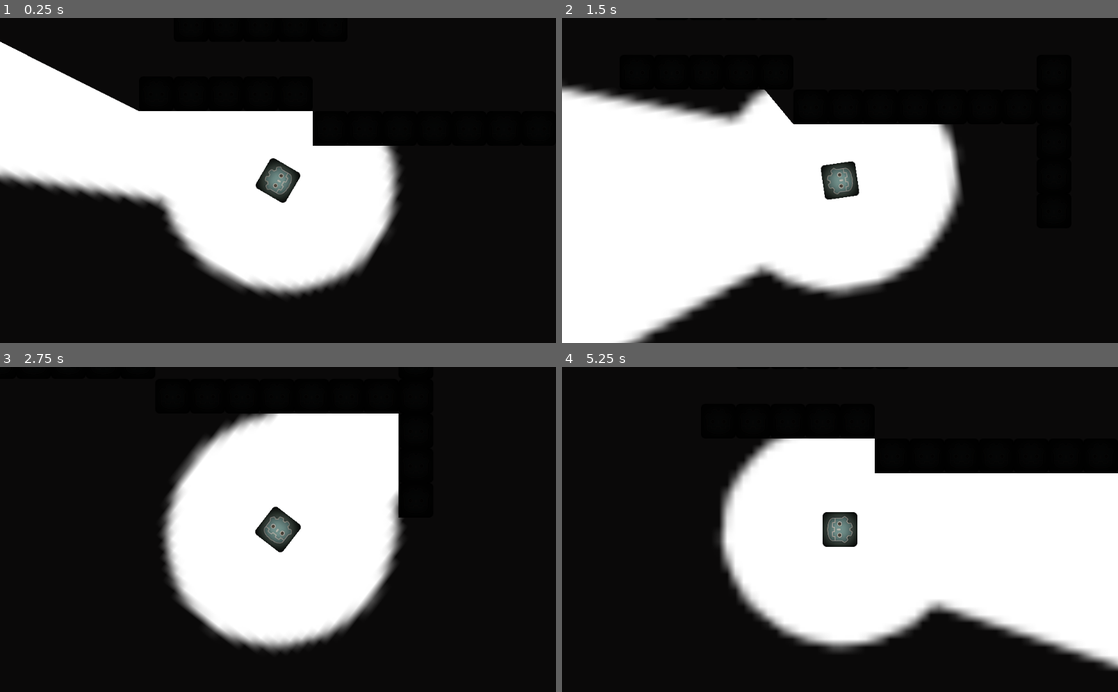
Above: before the commit, frames 1-4 (two rows, left to right).
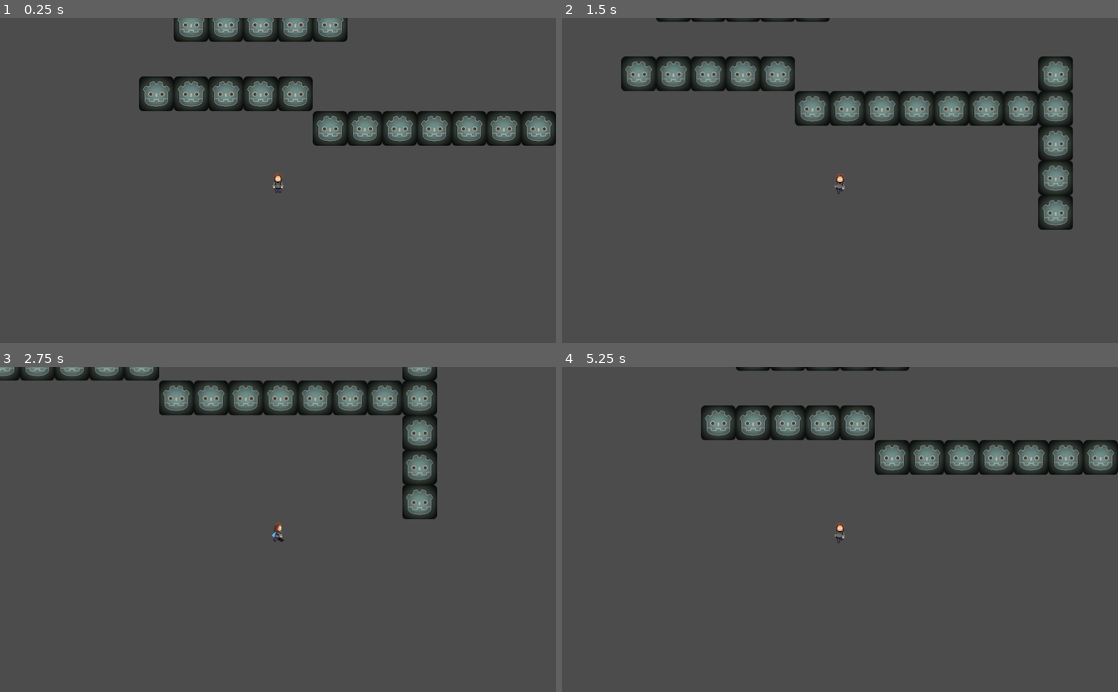
Above: after the commit, the same moments.

Repository: Luzyf/Jam-Game
Game: Godot game, scene res://Scenes/Test/testLVL.tscn
The game is run twice, just before and just after one commit, with the same random seed, the same clock (stepped at 60 frames per second) and the same inputs. This scene is started directly instead of the project's main scene.
Inputs (mouse positions are in pixels of both pictures, inside the frame that each line leads up to):
- Up to frame 1 (0.25 s): no input
- Up to frame 2 (1.5 s): tap Enter at 0.5 s; move the mouse to (962, 164) at 0.52 s; hold D (right) 0.53-1.28 s; click (962, 164) at 0.6 s; move the mouse to (728, 196) at 1.27 s; hold S (down) from 1.28 s (still down); click (728, 196) at 1.35 s
- Up to frame 3 (2.75 s): move the mouse to (333, 458) at 2.02 s; release S (down) at 2.03 s; hold D (right) from 2.03 s (still down); click (333, 458) at 2.1 s
- Up to frame 4 (5.25 s): move the mouse to (812, 594) at 2.77 s; release D (right) at 2.78 s; hold W (up) 2.78-3.53 s; click (812, 594) at 2.85 s; move the mouse to (1006, 578) at 3.52 s; hold A (left) 3.53-5.03 s; click (1006, 578) at 3.6 s; move the mouse to (673, 480) at 4.27 s; click (673, 480) at 4.35 s; move the mouse to (867, 529) at 5.02 s; hold S (down) from 5.03 s (still down); click (867, 529) at 5.1 s

The runs differ from the first frame. In frame 1, 98% of the frame differs, in the area x 0-100%, y 0-100%; in frame 2, 98%; in frame 3, 98%; in frame 4, 98%.
Error after the commit: Attempt to call function 'get_global_position' in base 'null instance' on a null instance. (res://Scenes/Player/Player.gd:14)

Commit message:
Add files via upload

Diff:
--- /dev/null
+++ b/Scenes/Door.tscn
@@ -0,0 +1,49 @@
+[gd_scene load_steps=8 format=2]
+
+[ext_resource path="res://Assets/Packs/postapo-lands-demo/32x32_DEMO.png" type="Texture" id=1]
+[ext_resource path="res://Scripts/Door.gd" type="Script" id=2]
+
+[sub_resource type="AtlasTexture" id=1]
+flags = 4
+atlas = ExtResource( 1 )
+region = Rect2( 1088, 0, 64, 138 )
+
+[sub_resource type="AtlasTexture" id=2]
+flags = 4
+atlas = ExtResource( 1 )
+region = Rect2( 1024, 0, 64, 138 )
+
+[sub_resource type="SpriteFrames" id=3]
+animations = [ {
+"frames": [ SubResource( 1 ) ],
+"loop": true,
+"name": "Closed",
+"speed": 5.0
+}, {
+"frames": [ SubResource( 2 ) ],
+"loop": true,
+"name": "Opend",
+"speed": 5.0
+} ]
+
+[sub_resource type="RectangleShape2D" id=4]
+extents = Vector2( 32, 60 )
+
+[sub_resource type="OccluderPolygon2D" id=5]
+polygon = PoolVector2Array( -32, -64, 32, -64, 32, 56, -32, 56 )
+
+[node name="Door" type="Node2D"]
+script = ExtResource( 2 )
+
+[node name="AnimatedSprite" type="AnimatedSprite" parent="."]
+frames = SubResource( 3 )
+animation = "Closed"
+
+[node name="StaticBody2D" type="StaticBody2D" parent="."]
+
+[node name="CollisionShape2D" type="CollisionShape2D" parent="StaticBody2D"]
+position = Vector2( 0, -4 )
+shape = SubResource( 4 )
+
+[node name="LightOccluder2D" type="LightOccluder2D" parent="."]
+occluder = SubResource( 5 )
--- a/Scenes/Level.tscn
+++ b/Scenes/Level.tscn
@@ -1,6 +1,22 @@
-[gd_scene load_steps=2 format=2]
+[gd_scene load_steps=7 format=2]
 
 [ext_resource path="res://Assets/Packs/postapo-lands-demo/Level Maker.tres" type="TileSet" id=1]
+[ext_resource path="res://Scenes/Player/Player.tscn" type="PackedScene" id=2]
+[ext_resource path="res://Scenes/Door.tscn" type="PackedScene" id=3]
+[ext_resource path="res://Assets/Packs/postapo-lands-demo/32x32_DEMO.png" type="Texture" id=4]
+
+[sub_resource type="AtlasTexture" id=1]
+flags = 4
+atlas = ExtResource( 4 )
+region = Rect2( 1024, 0, 64, 32 )
+
+[sub_resource type="SpriteFrames" id=2]
+animations = [ {
+"frames": [ SubResource( 1 ) ],
+"loop": true,
+"name": "default",
+"speed": 5.0
+} ]
 
 [node name="Level" type="Node2D"]
 
@@ -14,10 +30,47 @@
 tile_set = ExtResource( 1 )
 cell_size = Vector2( 32, 32 )
 format = 1
-tile_data = PoolIntArray( -983024, 3, 0, -983023, 6, 0, -983 …(525 unchanged characters)…  0, -196591, 6, 0, -196589, 6, 0, -196587, 10, 0, -196585, 6, 0, -196583, 6, 0, -196582, 6, 0, -196580, 19, 0, -196577, 3, 0, -196566, 19, 0, -65521, 3, 0, -65505, 3, 0, -65494, 19, 0, 65537, 3, 0, 65538, 6, 0, 65540, 6, 0, 65542, 10, 0, 65544, 6, 0, 65546, 6, 0, 65547, 3, 0, 65564, 19, 0, 196620, 4, 0, 196622, 6, 0, 196639, 3, 0, 196640, 6, 0, 196642, 6, 0, 196644, 10, 0, 196646, 6, 0, 196648, 19, 0, 196650, 20, 0, 327681, 3, 0, 327708, 19, 0, 458783, 3, 0, 458792, 19, 0, 589825, 3, 0, 589835, 3, 0, 589836, 16, 0, 589838, 16, 0, 589839, 3, 0, 589852, 6, 0, 589854, 6, 0, 720897, 3, 0, 720907, 3, 0, 720936, 19, 0, 851983, 3, 0, 983041, 15, 0, 983042, 16, 0, 983044, 17, 0, 983046, 10, 0, 983048, 16, 0, 983050, 17, 0, 98305 …(307 unchanged characters)…
+tile_data = PoolIntArray( -983024, 3, 0, -983023, 6, 0, -983 …(525 unchanged characters)…  0, -196591, 6, 0, -196589, 6, 0, -196585, 6, 0, -196583, 6, 0, -196582, 6, 0, -196580, 19, 0, -196577, 3, 0, -196566, 19, 0, -65521, 3, 0, -65505, 3, 0, -65494, 19, 0, 65537, 3, 0, 65538, 6, 0, 65540, 6, 0, 65544, 6, 0, 65546, 6, 0, 65547, 3, 0, 65564, 19, 0, 196620, 4, 0, 196622, 6, 0, 196639, 3, 0, 196640, 6, 0, 196642, 6, 0, 196646, 6, 0, 196648, 19, 0, 196650, 20, 0, 327681, 3, 0, 327708, 19, 0, 458783, 3, 0, 458792, 19, 0, 589825, 3, 0, 589835, 3, 0, 589836, 16, 0, 589838, 16, 0, 589839, 3, 0, 589852, 6, 0, 589854, 6, 0, 720897, 3, 0, 720907, 3, 0, 720936, 19, 0, 851983, 3, 0, 983041, 15, 0, 983042, 16, 0, 983044, 17, 0, 983048, 16, 0, 983050, 17, 0, 98305 …(307 unchanged characters)…
 
 [node name="Props" type="TileMap" parent="."]
 tile_set = ExtResource( 1 )
 cell_size = Vector2( 32, 32 )
 format = 1
 tile_data = PoolIntArray( -851951, 30, 0, -851946, 36, 0, -851945, 30, 0, -786430, 35, 0, -786422, 28, 0, -786421, 26,  …(515 unchanged characters)…
+
+[node name="Doors" type="Node2D" parent="."]
+
+[node name="Door" parent="Doors" instance=ExtResource( 3 )]
+position = Vector2( 223.976, 548.962 )
+locked = false
+
+[node name="Door2" parent="Doors" instance=ExtResource( 3 )]
+position = Vector2( 224, 104 )
+
+[node name="Door3" parent="Doors" instance=ExtResource( 3 )]
+position = Vector2( 704, -24 )
+
+[node name="Door4" parent="Doors" instance=ExtResource( 3 )]
+position = Vector2( 1184, 168 )
+
+[node name="Player" parent="." instance=ExtResource( 2 )]
+position = Vector2( 216, 645 )
+scale = Vector2( 1.75, 1.75 )
+
+[node name="Doors up" type="Node2D" parent="."]
+
+[node name="Door up" type="AnimatedSprite" parent="Doors up"]
+position = Vector2( 224, 496 )
+frames = SubResource( 2 )
+
+[node name="Door up2" type="AnimatedSprite" parent="Doors up"]
+position = Vector2( 224, 48 )
+frames = SubResource( 2 )
+
+[node name="Door up3" type="AnimatedSprite" parent="Doors up"]
+position = Vector2( 704, -80 )
+frames = SubResource( 2 )
+
+[node name="Door up4" type="AnimatedSprite" parent="Doors up"]
+position = Vector2( 1184, 112 )
+frames = SubResource( 2 )
--- a/Scenes/Player/Player.gd
+++ b/Scenes/Player/Player.gd
@@ -3,6 +3,8 @@
 export var  speed = 200#walkingspeed
 export var bullet_speed = 1000
 var velocity = Vector2()
+
+onready var anim = $AnimatedSprite
 
 var bullet = preload("res://Scenes/Player/Bullet.tscn")# easy fire skript
 
@@ -15,16 +17,23 @@
 		get_tree().get_root().add_child(bullet_instance)
 
 
-	look_at(get_global_mouse_position())#  player look to the mousposition
 
-	velocity = Vector2()# simple movmentskript
-	if Input.is_action_pressed("down"):#
+	velocity = Vector2()
+
+	if Input.is_action_pressed("down"):
+		anim.animation = "Walk Down"
 		velocity.y += speed
 	if Input.is_action_pressed("left"):
+		anim.animation = "Walk Left"
 		velocity.x -= speed
 	if Input.is_action_pressed("right"):
+		anim.animation = "Walk Right"
 		velocity.x += speed
 	if Input.is_action_pressed("up"):
+		anim.animation = "Walk Up"
 		velocity.y -= speed
 
+	if velocity.y == 0 && velocity.x == 0:
+		anim.animation = "Idle"
+
 	move_and_slide(velocity)
--- a/Scenes/Player/Player.tscn
+++ b/Scenes/Player/Player.tscn
@@ -1,33 +1,177 @@
-[gd_scene load_steps=5 format=2]
+[gd_scene load_steps=31 format=2]
 
 [ext_resource path="res://Scenes/Player/Player.gd" type="Script" id=1]
-[ext_resource path="res://icon.png" type="Texture" id=2]
-[ext_resource path="res://Scenes/Player/light.png" type="Texture" id=3]
+[ext_resource path="res://Assets/Packs/top-down-character/td_char_freepack_spritesheet.png" type="Texture" id=2]
+[ext_resource path="res://Assets/Packs/top-down-character/td_char_freepack_spritesheet2.png" type="Texture" id=3]
 
 [sub_resource type="RectangleShape2D" id=1]
-extents = Vector2( 31.5, 31 )
+extents = Vector2( 8, 8 )
 
-[node name="KinematicBody2D" type="KinematicBody2D" groups=["player"]]
+[sub_resource type="AtlasTexture" id=2]
+flags = 4
+atlas = ExtResource( 2 )
+region = Rect2( 0, 0, 64, 64 )
+
+[sub_resource type="AtlasTexture" id=3]
+flags = 4
+atlas = ExtResource( 2 )
+region = Rect2( 64, 0, 64, 64 )
+
+[sub_resource type="AtlasTexture" id=4]
+flags = 4
+atlas = ExtResource( 2 )
+region = Rect2( 128, 0, 64, 64 )
+
+[sub_resource type="AtlasTexture" id=5]
+flags = 4
+atlas = ExtResource( 2 )
+region = Rect2( 192, 0, 64, 64 )
+
+[sub_resource type="AtlasTexture" id=6]
+flags = 4
+atlas = ExtResource( 2 )
+region = Rect2( 256, 0, 64, 64 )
+
+[sub_resource type="AtlasTexture" id=7]
+flags = 4
+atlas = ExtResource( 2 )
+region = Rect2( 0, 64, 64, 64 )
+
+[sub_resource type="AtlasTexture" id=8]
+flags = 4
+atlas = ExtResource( 2 )
+region = Rect2( 64, 64, 64, 64 )
+
+[sub_resource type="AtlasTexture" id=9]
+flags = 4
+atlas = ExtResource( 2 )
+region = Rect2( 128, 64, 64, 64 )
+
+[sub_resource type="AtlasTexture" id=10]
+flags = 4
+atlas = ExtResource( 2 )
+region = Rect2( 192, 64, 64, 64 )
+
+[sub_resource type="AtlasTexture" id=11]
+flags = 4
+atlas = ExtResource( 2 )
+region = Rect2( 256, 64, 64, 64 )
+
+[sub_resource type="AtlasTexture" id=28]
+flags = 4
+atlas = ExtResource( 3 )
+region = Rect2( 0, 320, 64, 64 )
+
+[sub_resource type="AtlasTexture" id=29]
+flags = 4
+atlas = ExtResource( 3 )
+region = Rect2( 64, 320, 64, 64 )
+
+[sub_resource type="AtlasTexture" id=30]
+flags = 4
+atlas = ExtResource( 3 )
+region = Rect2( 128, 320, 64, 64 )
+
+[sub_resource type="AtlasTexture" id=31]
+flags = 4
+atlas = ExtResource( 3 )
+region = Rect2( 192, 320, 64, 64 )
+
+[sub_resource type="AtlasTexture" id=32]
+flags = 4
+atlas = ExtResource( 3 )
+region = Rect2( 256, 320, 64, 64 )
+
+[sub_resource type="AtlasTexture" id=17]
+flags = 4
+atlas = ExtResource( 2 )
+region = Rect2( 0, 320, 64, 64 )
+
+[sub_resource type="AtlasTexture" id=18]
+flags = 4
+atlas = ExtResource( 2 )
+region = Rect2( 64, 320, 64, 64 )
+
+[sub_resource type="AtlasTexture" id=19]
+flags = 4
+atlas = ExtResource( 2 )
+region = Rect2( 128, 320, 64, 64 )
+
+[sub_resource type="AtlasTexture" id=20]
+flags = 4
+atlas = ExtResource( 2 )
+region = Rect2( 192, 320, 64, 64 )
+
+[sub_resource type="AtlasTexture" id=21]
+flags = 4
+atlas = ExtResource( 2 )
+region = Rect2( 256, 320, 64, 64 )
+
+[sub_resource type="AtlasTexture" id=22]
+flags = 4
+atlas = ExtResource( 2 )
+region = Rect2( 0, 192, 64, 64 )
+
+[sub_resource type="AtlasTexture" id=23]
+flags = 4
+atlas = ExtResource( 2 )
+region = Rect2( 64, 192, 64, 64 )
+
+[sub_resource type="AtlasTexture" id=24]
+flags = 4
+atlas = ExtResource( 2 )
+region = Rect2( 128, 192, 64, 64 )
+
+[sub_resource type="AtlasTexture" id=25]
+flags = 4
+atlas = ExtResource( 2 )
+region = Rect2( 192, 192, 64, 64 )
+
+[sub_resource type="AtlasTexture" id=26]
+flags = 4
+atlas = ExtResource( 2 )
+region = Rect2( 256, 192, 64, 64 )
+
+[sub_resource type="SpriteFrames" id=27]
+animations = [ {
+"frames": [ SubResource( 2 ), SubResource( 3 ), SubResource( 4 ), SubResource( 5 ), SubResource( 6 ) ],
+"loop": true,
+"name": "Idle",
+"speed": 5.0
+}, {
+"frames": [ SubResource( 7 ), SubResource( 8 ), SubResource( 9 ), SubResource( 10 ), SubResource( 11 ) ],
+"loop": true,
+"name": "Walk Down",
+"speed": 5.0
+}, {
+"frames": [ SubResource( 28 ), SubResource( 29 ), SubResource( 30 ), SubResource( 31 ), SubResource( 32 ) ],
+"loop": true,
+"name": "Walk Left",
+"speed": 5.0
+}, {
+"frames": [ SubResource( 17 ), SubResource( 18 ), SubResource( 19 ), SubResource( 20 ), SubResource( 21 ) ],
+"loop": true,
+"name": "Walk Right",
+"speed": 5.0
+}, {
+"frames": [ SubResource( 22 ), SubResource( 23 ), SubResource( 24 ), SubResource( 25 ), SubResource( 26 ) ],
+"loop": true,
+"name": "Walk Up",
+"speed": 5.0
+} ]
+
+[node name="Player" type="KinematicBody2D" groups=["player"]]
 script = ExtResource( 1 )
 
-[node name="Light2D" type="Light2D" parent="."]
-rotation = 1.5708
-texture = ExtResource( 3 )
-offset = Vector2( 0, -400 )
-texture_scale = 15.0
-mode = 2
-range_height = 1.0
-shadow_enabled = true
-
-[node name="Sprite" type="Sprite" parent="."]
-rotation = 1.5708
-texture = ExtResource( 2 )
-
 [node name="CollisionShape2D" type="CollisionShape2D" parent="."]
+position = Vector2( 0, 16 )
 shape = SubResource( 1 )
 
 [node name="Camera2D" type="Camera2D" parent="."]
 current = true
 
-[node name="Bulletpoint" type="Node2D" parent="."]
-position = Vector2( 32, 0 )
+[node name="AnimatedSprite" type="AnimatedSprite" parent="."]
+frames = SubResource( 27 )
+animation = "Idle"
+frame = 2
+playing = true
--- a/Scenes/Test/testLVL.tscn
+++ b/Scenes/Test/testLVL.tscn
@@ -46,6 +46,7 @@
 shape = SubResource( 1 )
 
 [node name="Background" type="Sprite" parent="."]
+visible = false
 scale = Vector2( 1000, 1000 )
 texture = ExtResource( 2 )
 
@@ -55,6 +56,7 @@
 position = Vector2( -974, 26 )
 
 [node name="CanvasModulate" type="CanvasModulate" parent="."]
+visible = false
 color = Color( 0.0392157, 0.0352941, 0.0352941, 1 )
 
 [node name="TileMap" type="TileMap" parent="."]
